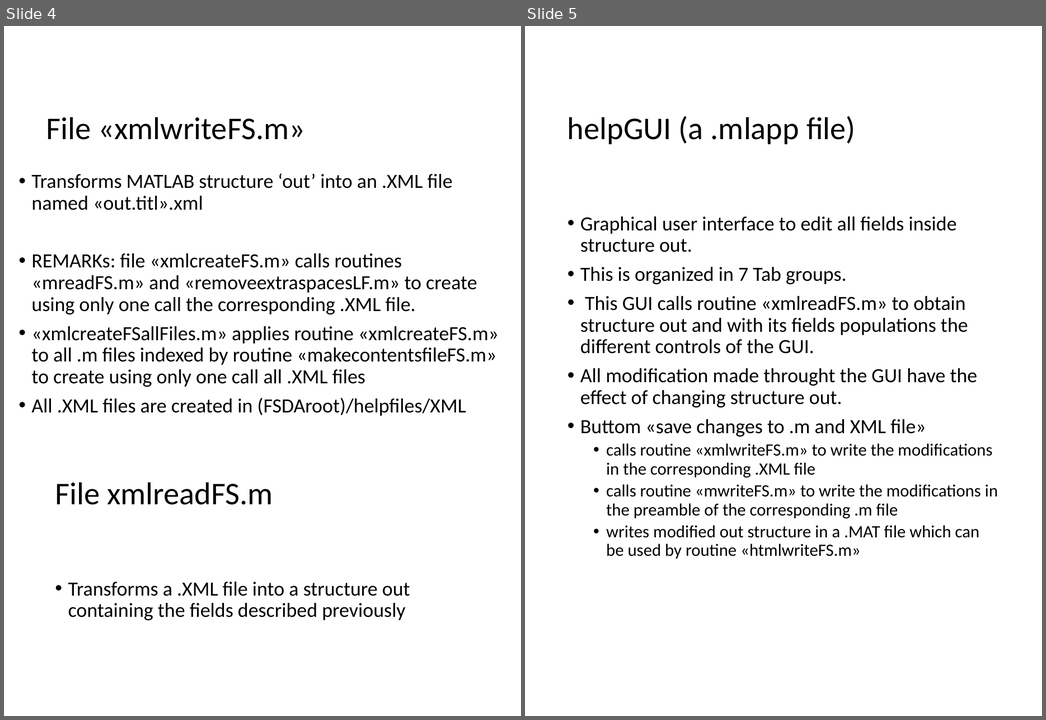
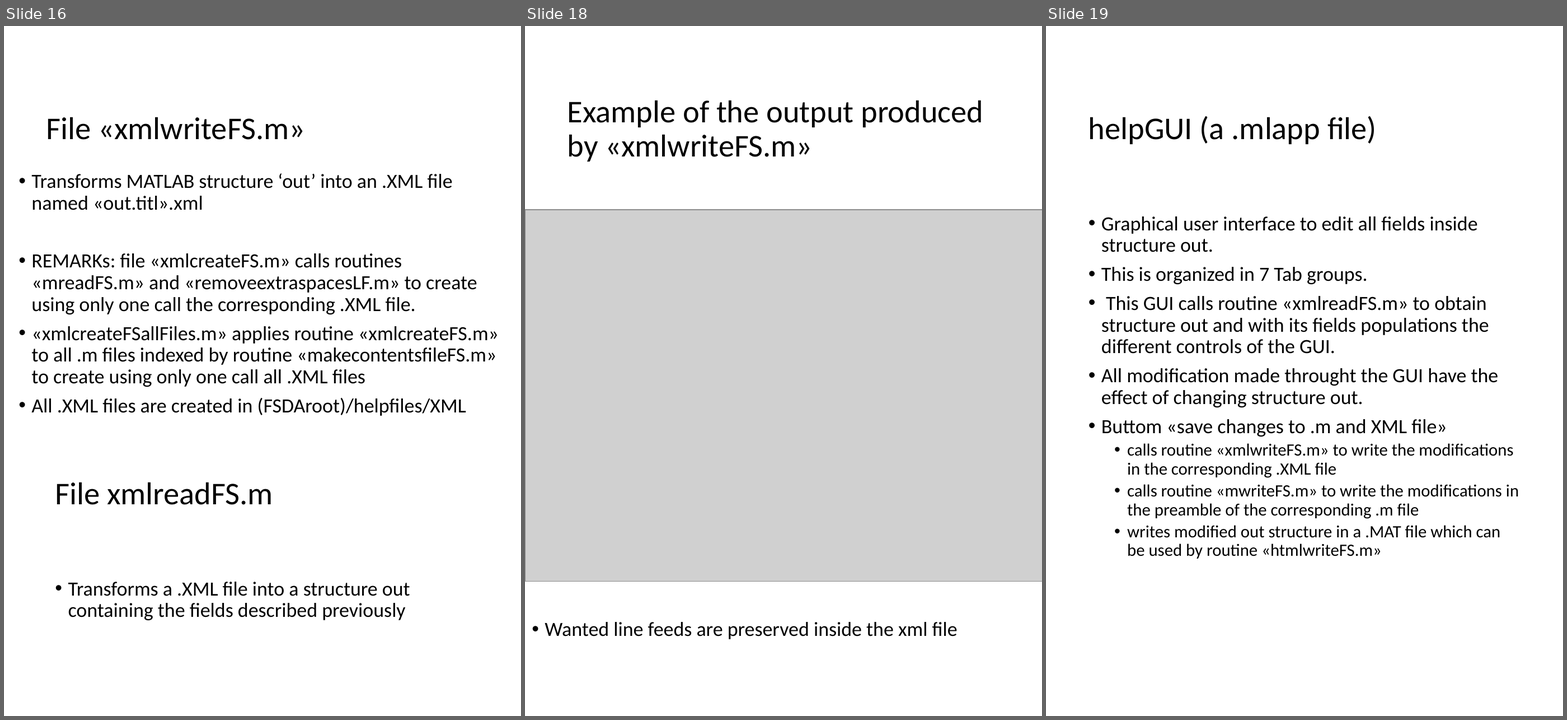
Before and after one commit to kvcorb/FSDA, a slide deck: utilities_help/FlowChart.pptx. Shown side by side, each under a label of ours: slides 4 and 5 before the commit, slides 16, 18 and 19 after it; the slides between them are not shown. The pictures are 1046x720 and 1567x720 pixels, drawn with LibreOffice and Linux fonts; fonts in the diff are those of the drawing; grey boxes stand for pictures. Boxes give left, top, right and bottom in pixels: in the first picture for what was removed or moved away, otherwise in the second. Text is boxed around its words. In the diff, an @@ line names an element or a change of style, - is before the commit and + after.

Commit message:
updated FlowChart.pptx. MInor modifications to code to cope with wanted line feeds

Former-commit-id: 3f97df73b57de67cb285ba945f8d6f44566413fd

```diff
--- a/utilities_help/FlowChart.pptx
+++ b/utilities_help/FlowChart.pptx
@@ slide 18 added at [525,26,1042,716], background #FFFFFF @@
@@ title added at [568,100,984,162], 33 pt, text #000000 @@
+Example of the output produced by «xmlwriteFS.m»
@@ picture added at [525,210,1042,581] @@
@@ text added at [545,622,958,639], 21 pt, text #000000 @@
+• Wanted line feeds are preserved inside the xml file
@@ what was slide 4 is now slide 16 @@
@@ what was slide 5 is now slide 19 @@
```
Also in this commit, not shown: 2 slides changed, 22 other slides added, 5 other files.
